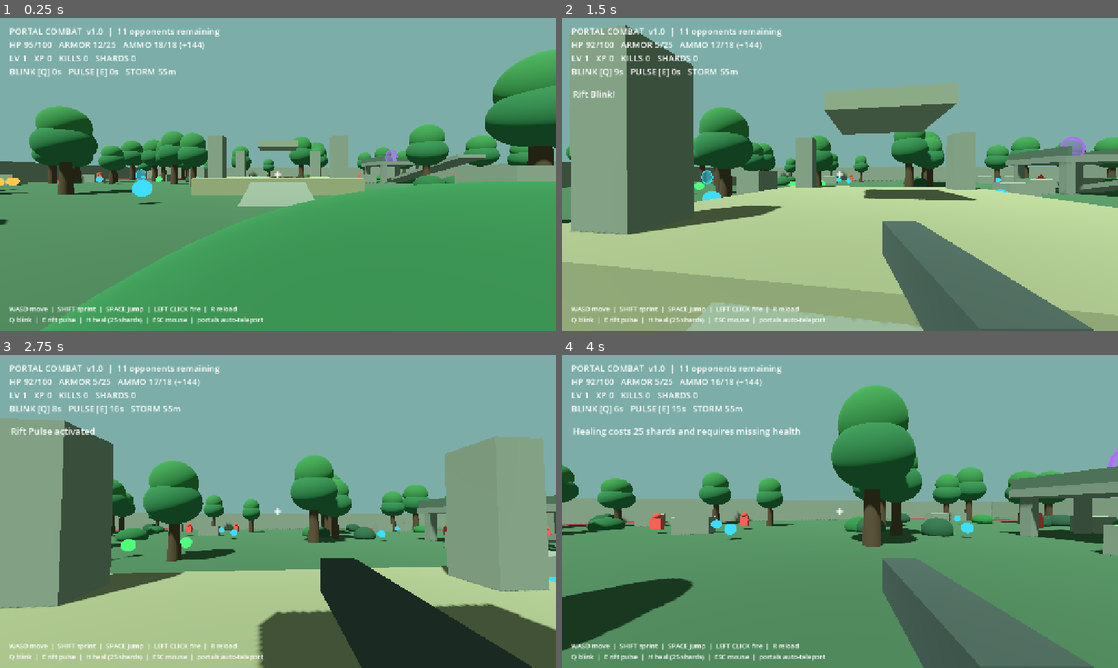
Above: before the commit, frames 1-4 (two rows, left to right).
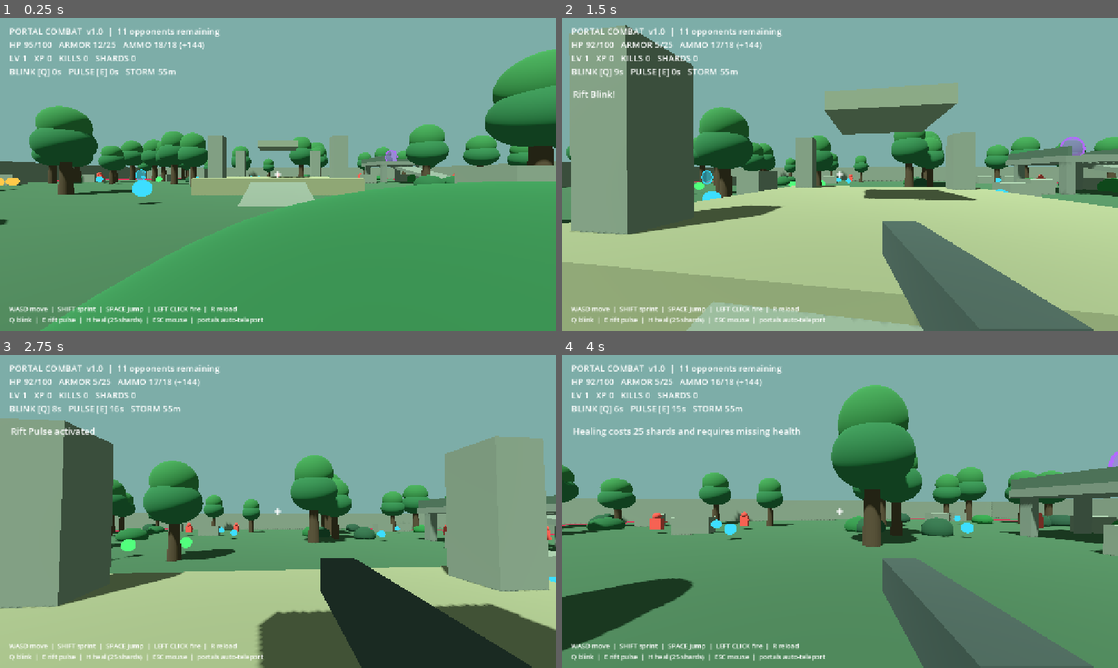
Above: after the commit, the same moments.

Repository: bravocompanion/Portal-Combat
Game: Godot game, scene res://scenes/main.tscn
Same seed, same stepped clock (60 frames per second), same inputs: the game is played once before the commit and once after it.
Inputs (mouse positions are in pixels of both pictures, inside the frame that each line leads up to):
- Up to frame 1 (0.25 s): no input
- Up to frame 2 (1.5 s): tap Enter at 0.5 s; move the mouse to (867, 174) at 0.52 s; hold W from 0.53 s (still down); tap R at 0.6 s; click (867, 174) at 0.67 s; tap Space at 0.77 s; move the mouse to (812, 174) at 1.27 s; tap Q at 1.35 s
- Up to frame 3 (2.75 s): keep holding W; tap Space at 1.52 s; move the mouse to (289, 505) at 2.02 s; tap E at 2.1 s
- Up to frame 4 (4 s): keep holding W; move the mouse to (834, 517) at 2.77 s; tap H at 2.85 s; click (834, 517) at 2.92 s; tap Space at 3.02, 3.77 s; move the mouse to (878, 514) at 3.52 s; hold Shift from 3.53 s (still down)

The runs differ from the first frame. In frame 1, 0.5% of the frame differs, in the area x 0-88%, y 43-57%; in frame 2, 0.3%; in frame 3, less than 0.1%; in frame 4, less than 0.1%.

Commit message:
fix: orient high-ground ramps toward platforms

Diff:
--- a/scripts/main.gd
+++ b/scripts/main.gd
@@ -140,7 +140,7 @@
 		for dz in [-3.5, 3.5]:
 			_solid_box(center + Vector3(dx, 1.85, dz), Vector3(0.85, 3.8, 0.85), stone)
 	# Ramp rises toward the tower and is walkable.
-	_solid_box(center + Vector3(0, 1.95, 8.5 * slope_side), Vector3(3.4, 0.48, 17.5), stone, -0.22 * slope_side)
+	_solid_box(center + Vector3(0, 1.95, 8.5 * slope_side), Vector3(3.4, 0.48, 17.5), stone, 0.22 * slope_side)
 	for dx in [-4.1, 4.1]:
 		_solid_box(center + Vector3(dx, 4.6, 0), Vector3(0.4, 1.0, 9), Color(0.24, 0.33, 0.27))
 
